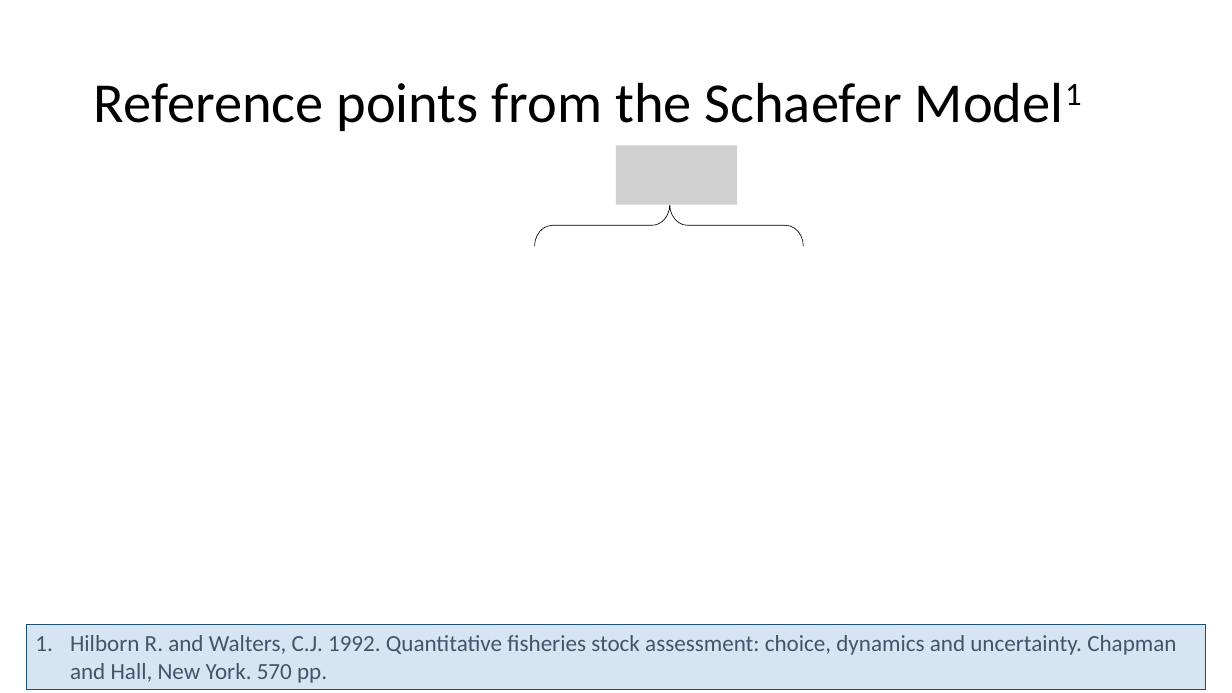
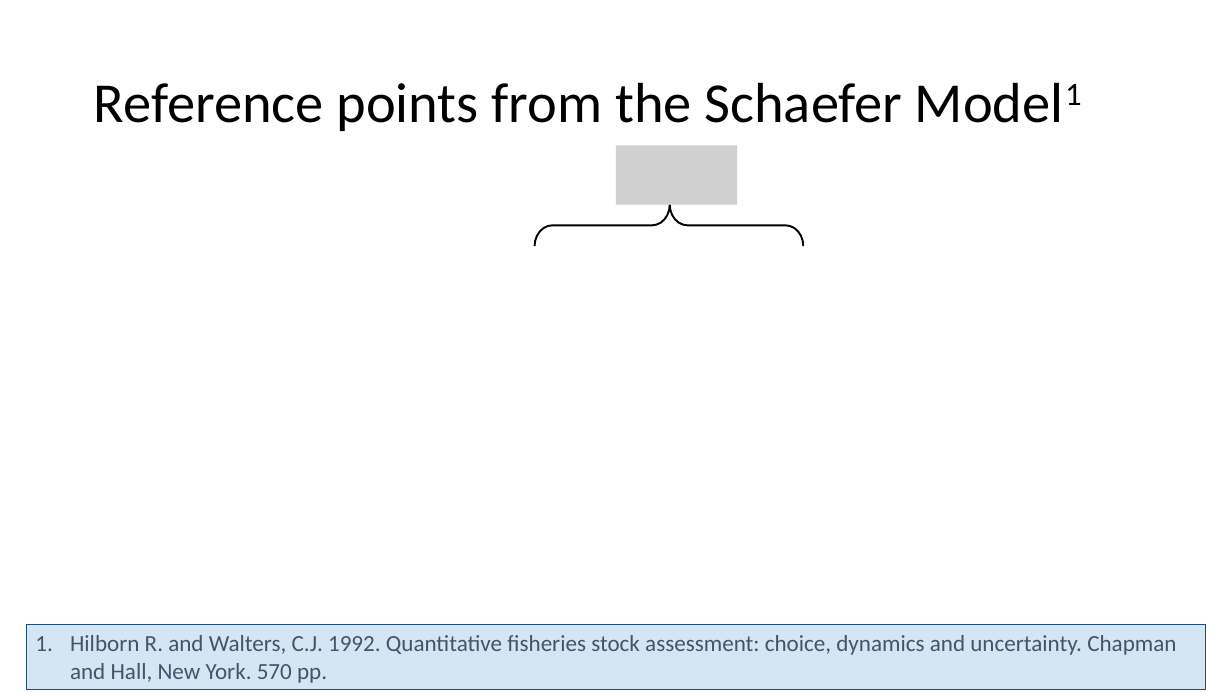
Before and after one commit to TESA-workshops/Ref-Pt-101, a slide deck: slide 36 of RefPt101_221110tb.pptx (slide 37 before the commit). Drawn at 1232x693 pixels with LibreOffice and Linux fonts; fonts in the diff are those of the drawing; grey boxes stand for pictures. Boxes give left, top, right and bottom in pixels: in the first picture for what was removed or moved away, otherwise in the second. Text is boxed around its words. In the diff, an @@ line names an element or a change of style, - is before the commit and + after.

```diff
--- a/RefPt101_221110tb.pptx
+++ b/RefPt101_221110tb.pptx
@@ left brace at box(534, 204, 803, 246): outline #000000 0.5 pt to #000000 1.5 pt @@
```
Also in this commit, not shown: 36 other slides changed, 1 slide removed, 1 other file.
